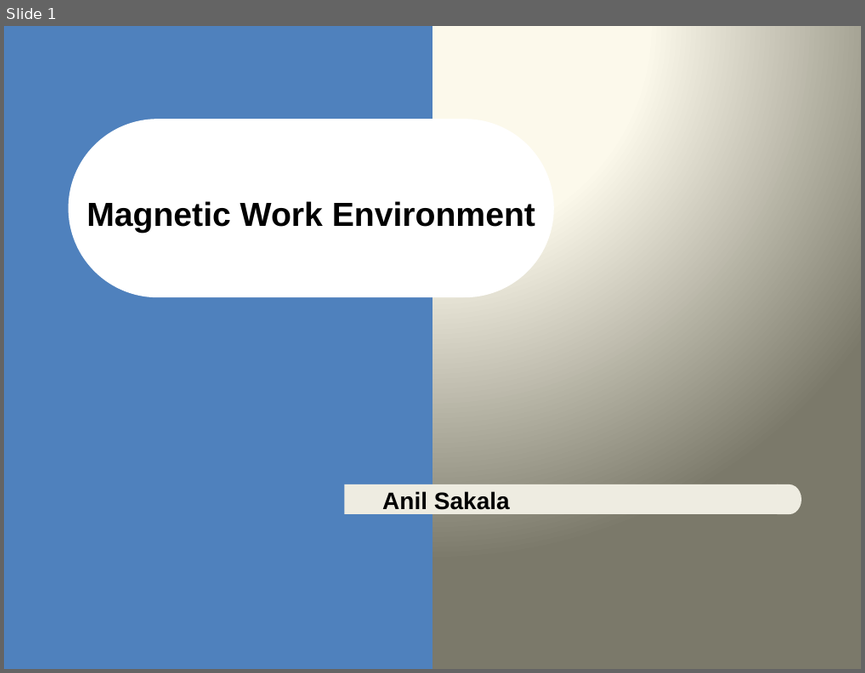
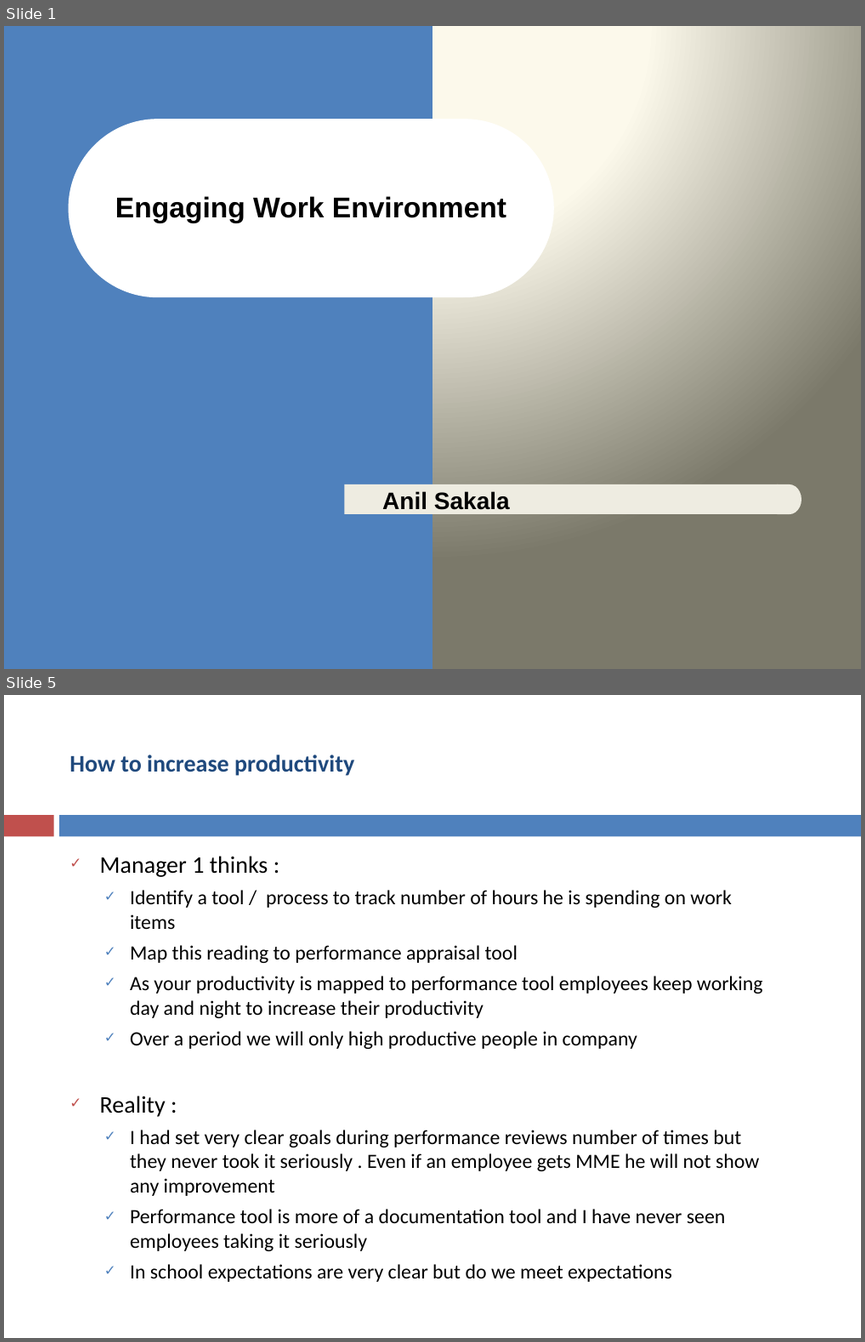
Before and after one commit to asakala/notes, a slide deck: Prokarma/Magnetic Work Environment.pptx. Shown one above the other, each under a label of ours: slide 1 before the commit, slides 1 and 5 after it; the slides between them are not shown. The pictures are 865x673 and 865x1342 pixels, drawn with LibreOffice and Linux fonts; fonts in the diff are those of the drawing. Boxes give left, top, right and bottom in pixels: in the first picture for what was removed or moved away, otherwise in the second. Text is boxed around its words. In the diff, an @@ line names an element or a change of style, - is before the commit and + after.

```diff
--- a/Prokarma/Magnetic Work Environment.pptx
+++ b/Prokarma/Magnetic Work Environment.pptx
@@ slide 5 added at <box>4,695,861,1338</box>, background #FFFFFF @@
@@ title added at <box>69,755,354,776</box>, 20 pt, text #1F497D, bold @@
+How to increase productivity
@@ rectangle added at <box>4,815,53,836</box>, fill #C0504D @@
@@ rectangle added at <box>60,815,861,836</box>, fill #4F81BD @@
@@ text added at <box>100,856,763,1281</box>, 17 pt, text #000000 @@
+✓ Manager 1 thinks :
+  ✓ Identify a tool / process to track number of hours he is spending on work items
+  ✓ Map this reading to performance appraisal tool
+  ✓ As your productivity is mapped to performance tool employees keep working day and night to increase their productivity
+  ✓ Over a period we will only high productive people in company
+✓ Reality :
+  ✓ I had set very clear goals during performance reviews number of times but they never took it seriously . Even if an employee gets MME he will not show any improvement
+  ✓ Performance tool is more of a documentation tool and I have never seen employees taking it seriously
+  ✓ In school expectations are very clear but do we meet expectations
@@ slide 1 changed as well @@
@@ title at <box>115,196,506,223</box>: text changed; size 28 to 24 pt @@
-Magnetic Work Environment
+Engaging Work Environment
```
Also in this commit, not shown: 6 other slides changed, 12 other slides added, 3 other files.
